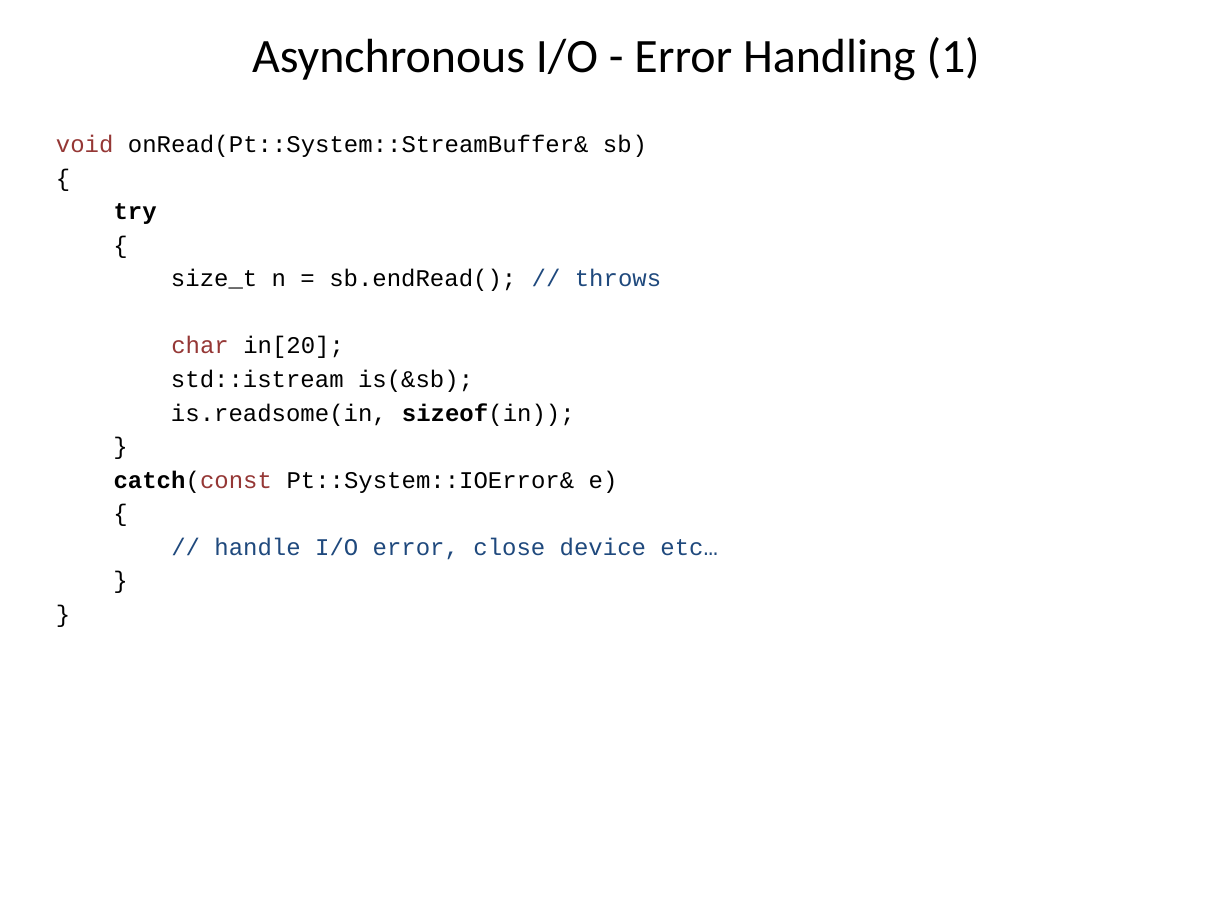
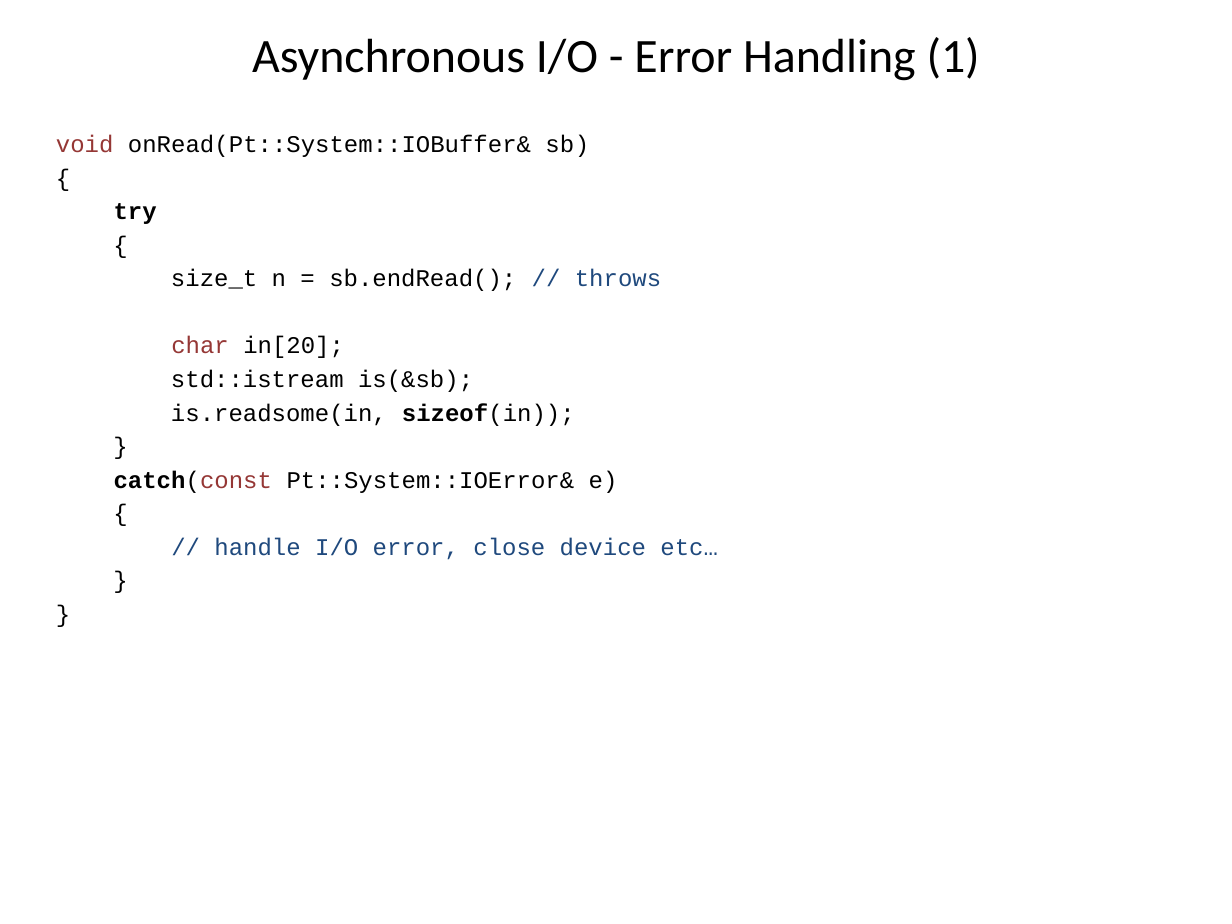
Before and after one commit to Pt-Framework/Pt, a slide deck: slide 12 of doc/other/asynchrony_for_the_masses.pptx. Drawn at 1232x924 pixels with LibreOffice and Linux fonts; fonts in the diff are those of the drawing. Boxes give left, top, right and bottom in pixels: in the first picture for what was removed or moved away, otherwise in the second. Text is boxed around its words. In the diff, an @@ line names an element or a change of style, - is before the commit and + after.

```diff
--- a/doc/other/asynchrony_for_the_masses.pptx
+++ b/doc/other/asynchrony_for_the_masses.pptx
@@ text at (56,135,589,157): text changed @@
-void onRead(Pt::System::StreamBuffer& sb)
+void onRead(Pt::System::IOBuffer& sb)
```
Also in this commit, not shown: 13 other slides changed, 13 other files.
